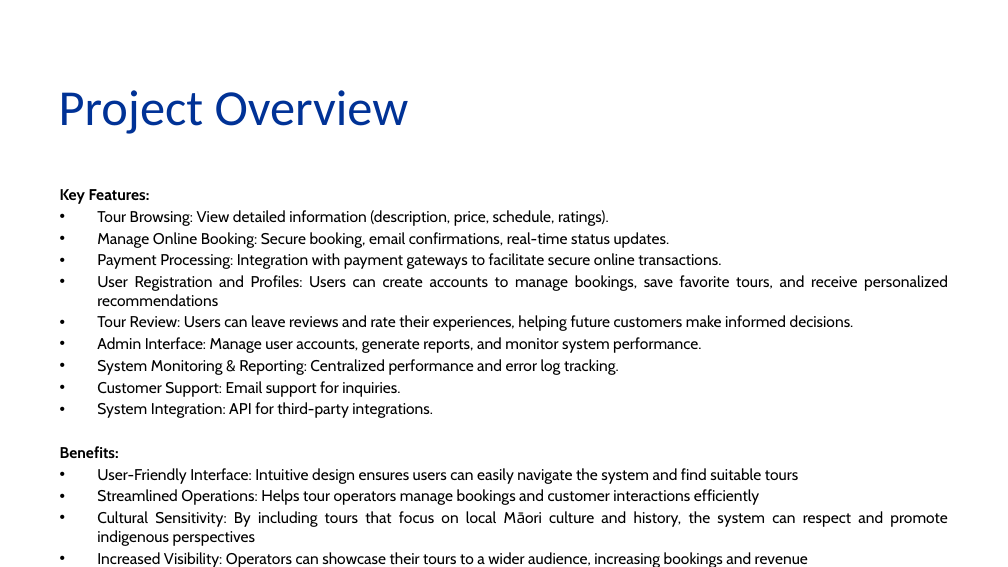
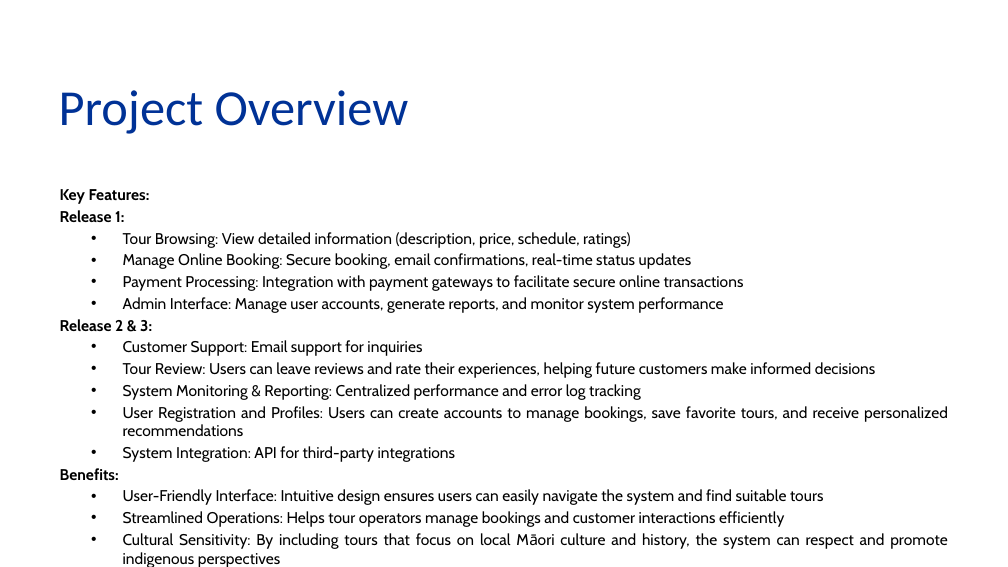
Before and after one commit to aamtayag/mse800-assessment2, a slide deck: slide 3 of docs/mse800_assess2.pptx. Drawn at 1008x567 pixels with LibreOffice and Linux fonts; fonts in the diff are those of the drawing; background and template pictures are left out. Boxes give left, top, right and bottom in pixels: in the first picture for what was removed or moved away, otherwise in the second. Text is boxed around its words. In the diff, an @@ line names an element or a change of style, - is before the commit and + after.

```diff
--- a/docs/mse800_assess2.pptx
+++ b/docs/mse800_assess2.pptx
@@ text at box(60, 210, 876, 400): text changed @@
-• Tour Browsing: View detailed information (description, price, schedule, ratings).
-• Manage Online Booking: Secure booking, email confirmations, real-time status updates.
-• Payment Processing: Integration with payment gateways to facilitate secure online transactions.
+Release 1:
+  • Tour Browsing: View detailed information (description, price, schedule, ratings)
+  • Manage Online Booking: Secure booking, email confirmations, real-time status updates
+  • Payment Processing: Integration with payment gateways to facilitate secure online transactions
+  • Admin Interface: Manage user accounts, generate reports, and monitor system performance
+Release 2 & 3:
+  • Customer Support: Email support for inquiries
+  • Tour Review: Users can leave reviews and rate their experiences, helping future customers make informed decisions
+  • System Monitoring & Reporting: Centralized performance and error log tracking
@@ text at box(123, 406, 948, 549): list level 1 to 2 in "User Registration and Profiles: Users ..."; list level 1 to 2 in "User-Friendly Interface: Intuitive design ensures ..."; list level 1 to 2 in "Streamlined Operations: Helps tour operators ..."; list level 1 to 2 in "Cultural Sensitivity: By including tours ..."; list level 1 to 2 in "Increased Visibility: Operators can showcase ..." @@
@@ text at box(123, 446, 456, 462): text changed @@
-• Tour Review: Users can leave reviews and rate their experiences, helping future customers make informed decisions.
-• Admin Interface: Manage user accounts, generate reports, and monitor system performance.
-• System Monitoring & Reporting: Centralized performance and error log tracking.
-• Customer Support: Email support for inquiries.
-• System Integration: API for third-party integrations.
+  • System Integration: API for third-party integrations
```
Also in this commit, not shown: 14 other slides changed, 1 slide added, 4 slides removed.
